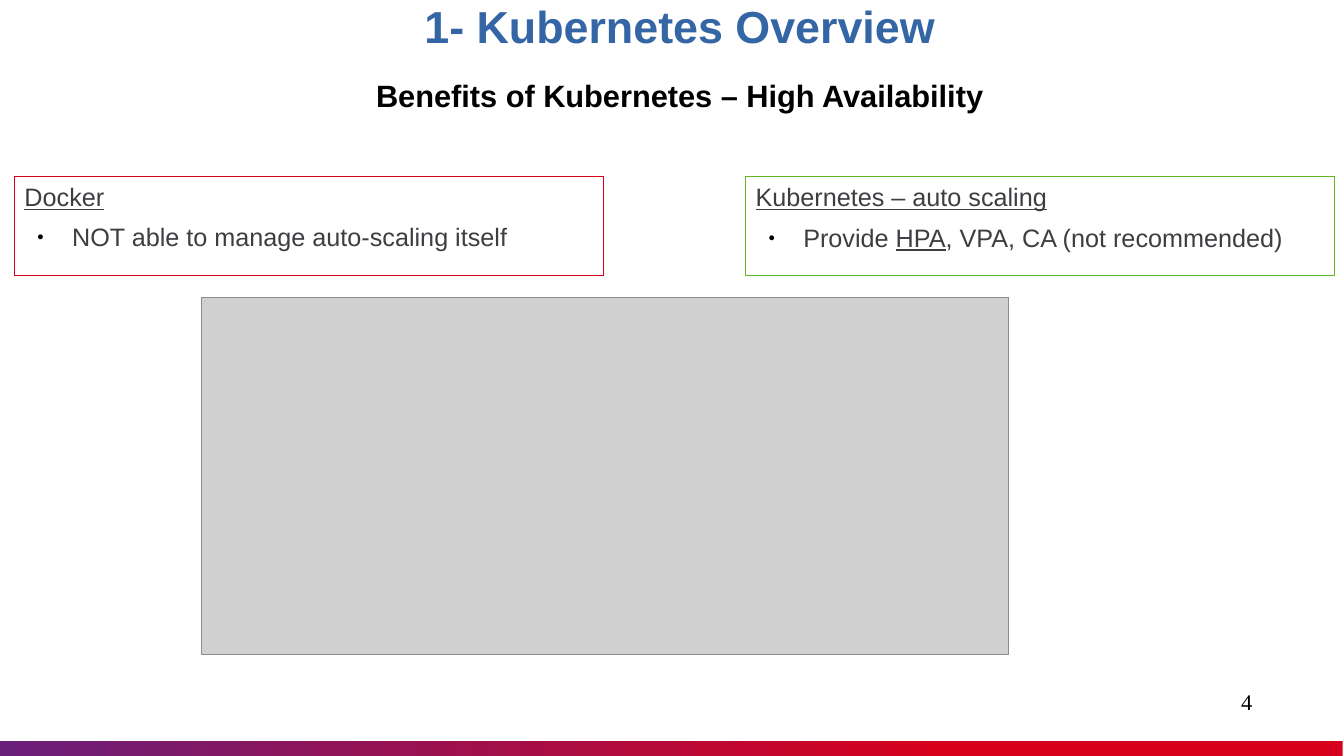
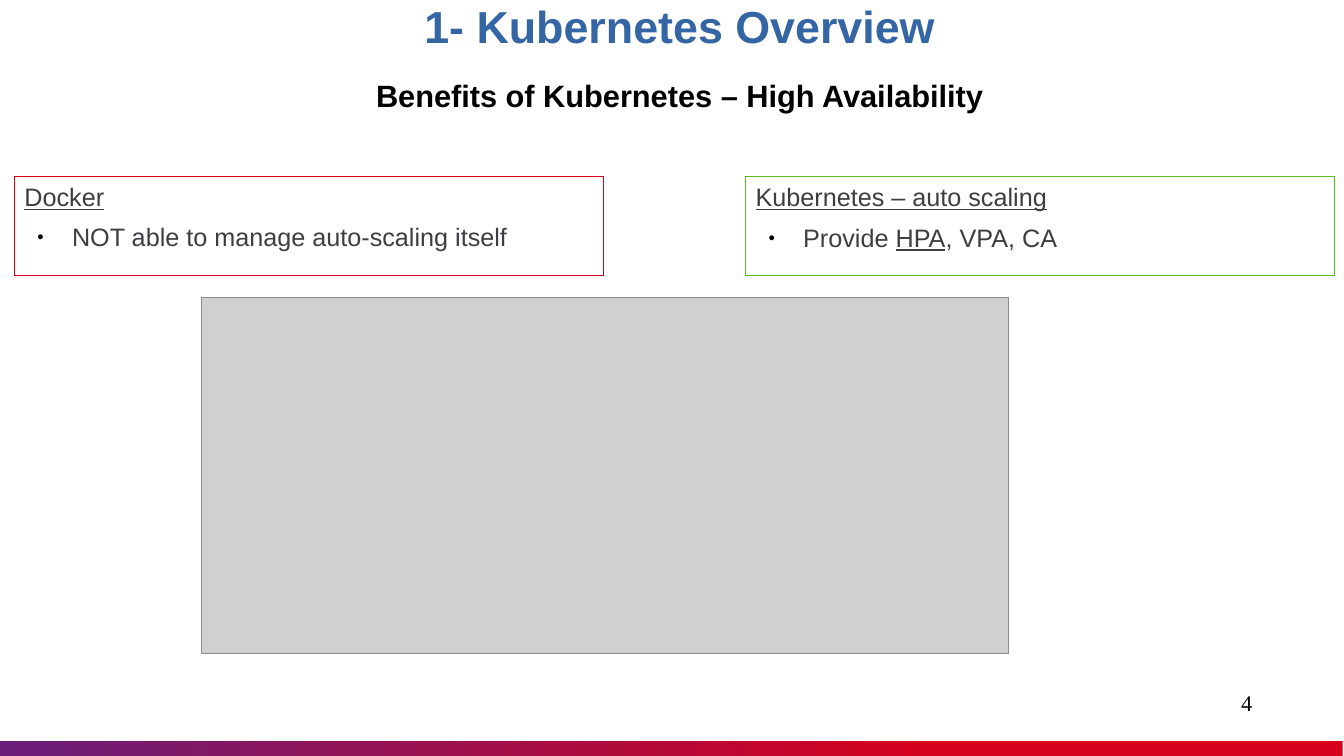
Before and after one commit to nashtech-garage/kubernetes, a slide deck: slide 4 of documents/K8s_Knowledge_Sharing.pptx. Drawn at 1344x756 pixels with LibreOffice and Linux fonts; fonts in the diff are those of the drawing; grey boxes stand for pictures. Boxes give left, top, right and bottom in pixels: in the first picture for what was removed or moved away, otherwise in the second. Text is boxed around its words. In the diff, an @@ line names an element or a change of style, - is before the commit and + after.

```diff
--- a/documents/K8s_Knowledge_Sharing.pptx
+++ b/documents/K8s_Knowledge_Sharing.pptx
@@ text in rectangle at (803,228,1057,251): text changed @@
-● Provide HPA, VPA, CA (not recommended)
+● Provide HPA, VPA, CA
```
Also in this commit, not shown: 2 other slides changed.
